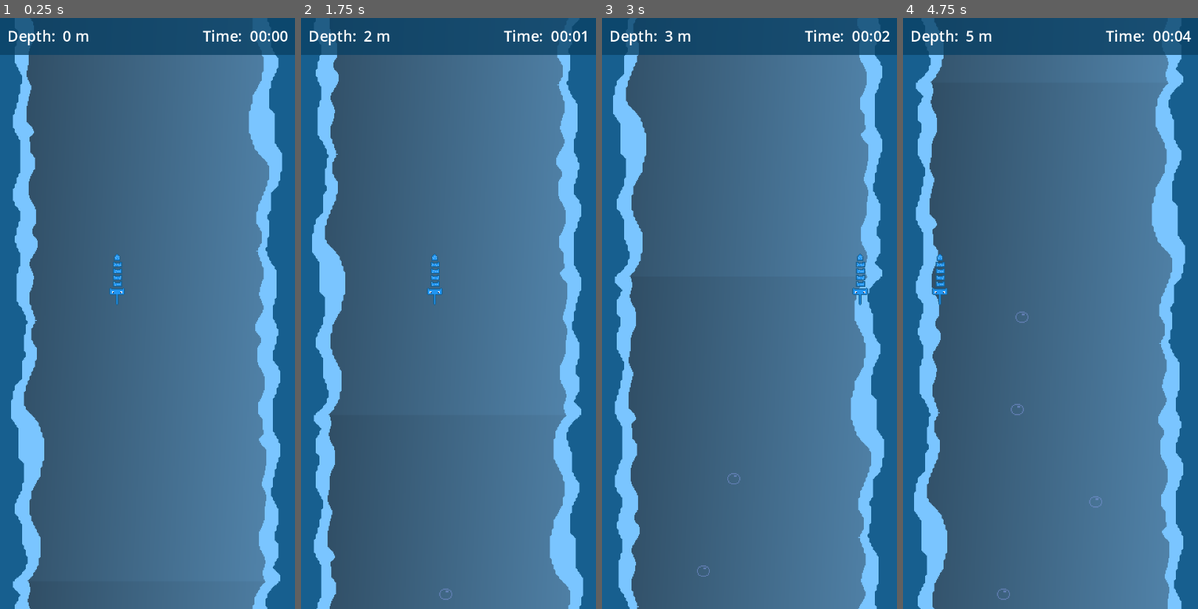
Above: before the commit, frames 1-4 (left to right).
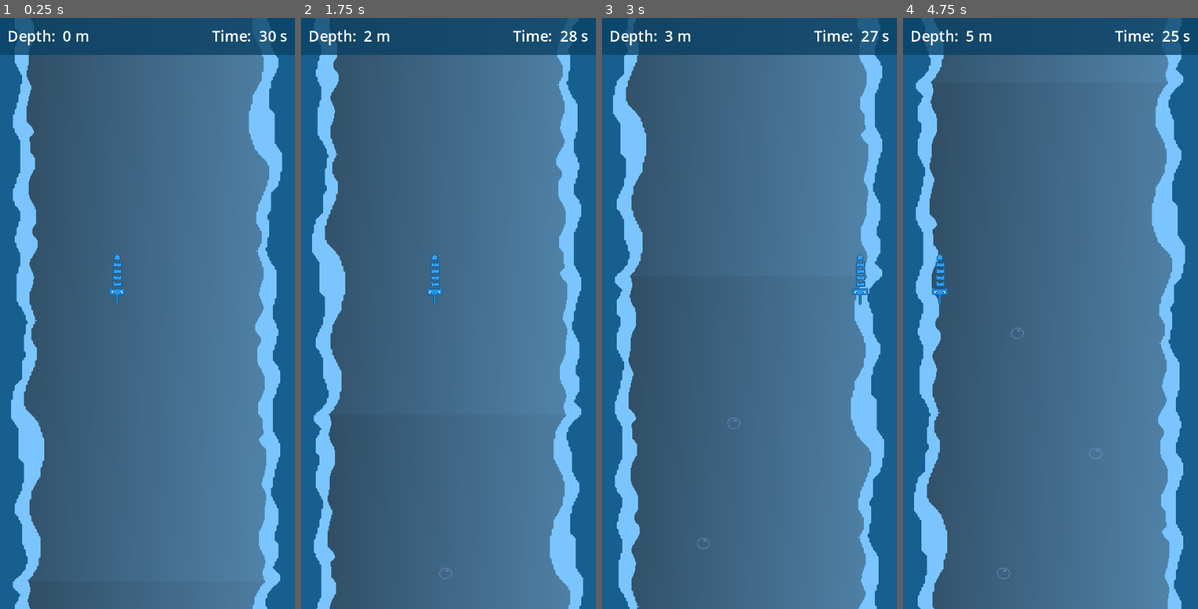
Above: after the commit, the same moments.

Repository: markusweiss/BrackeysGJam23-2
Game: Godot game, scene res://Actors/main.tscn
Two runs of this game, one before a commit and one after it. Both use one fixed random seed, a clock stepped at 60 frames per second and the inputs below.
Inputs:
- Up to frame 1 (0.25 s): no input
- Up to frame 2 (1.75 s): hold Right (move_right) 0.53-1.28 s; hold Left (move_left) from 1.28 s (still down)
- Up to frame 3 (3 s): release Left (move_left) at 2.03 s; hold Right (move_right) from 2.03 s (still down)
- Up to frame 4 (4.75 s): release Right (move_right) at 3.53 s; hold Left (move_left) from 3.53 s (still down)

The runs differ from the first frame. In frame 1, 0.3% of the frame differs, in the area x 68-98%, y 2-4%; in frame 2, 0.3%; in frame 3, 0.4%; in frame 4, 0.5%, in the area x 31-98%, y 2-99%.

Commit message:
change timer

Diff:
--- a/Actors/bubble.tscn
+++ b/Actors/bubble.tscn
@@ -28,3 +28,5 @@
 [node name="CollisionShape2D" type="CollisionShape2D" parent="."]
 position = Vector2(-2, 0)
 shape = SubResource("CircleShape2D_jdrie")
+
+[connection signal="body_entered" from="." to="." method="_on_body_entered"]
--- a/Actors/player.tscn
+++ b/Actors/player.tscn
@@ -4,7 +4,8 @@
 [ext_resource type="Texture2D" uid="uid://c2p8e37bgqrh" path="res://Assets/Testplayer.png" id="1_umkcs"]
 
 [sub_resource type="CapsuleShape2D" id="CapsuleShape2D_ekbmn"]
-height = 58.0
+radius = 2.0
+height = 16.0
 
 [sub_resource type="SpriteFrames" id="SpriteFrames_7fyo0"]
 animations = [{
@@ -21,6 +22,7 @@
 script = ExtResource("1_q4f8l")
 
 [node name="CollisionShape2D" type="CollisionShape2D" parent="."]
+position = Vector2(0, 21)
 shape = SubResource("CapsuleShape2D_ekbmn")
 
 [node name="AnimatedSprite2D" type="AnimatedSprite2D" parent="."]
--- a/Scripts/bubble.gd
+++ b/Scripts/bubble.gd
@@ -8,13 +8,19 @@
 var period := 2.0
 var elapsed_time := 0.0
 
+
 func _ready():
-	start_position += Vector2(amplitude, 0)  # Berücksichtige die seitliche Bewegung
+	start_position += Vector2(amplitude, 0)
+
 
 func _process(delta):
 	elapsed_time += delta
 	var x_offset = amplitude * sin(2 * PI * elapsed_time / period)
-	position = start_position + Vector2(x_offset, position.y - delta * 100)
+	position = start_position + Vector2(x_offset, position.y - delta * 130)
 
 	if position.y <= target_position.y:
 		queue_free()
+
+
+func _on_body_entered(body):
+	queue_free()
--- a/Scripts/ui_top.gd
+++ b/Scripts/ui_top.gd
@@ -3,15 +3,20 @@
 var startTimer = true
 var timerTime = 0
 
-func _process(delta):
+var countdownTimer = 30
+var timerRunning = true
+
+func _physics_process(delta):
 	if (startTimer):
 		timerTime += delta
-		var minutes = fmod(timerTime, 60*60) / 60
-		var seconds = fmod(timerTime,60)
-		var secondsDeep = int(round(timerTime))
-		var timePassed = "%02d:%02d" % [minutes,seconds]
-		$Control/MarginWrapper/MarginContainer/TimeContainer/TimeValue.text = str(timePassed)
-		deep(secondsDeep)
+		var seconds_deep = int(round(timerTime))
+		$Control/MarginWrapper/MarginContainer/DeepContainer/DeepValue.text = str(seconds_deep) + " m"
 
-func deep(time):
-	$Control/MarginWrapper/MarginContainer/DeepContainer/DeepValue.text = str(time) + " m"
+	if (timerRunning):
+		countdownTimer -= delta
+		var seconds = int(round(countdownTimer))
+		$Control/MarginWrapper/MarginContainer/TimeContainer/TimeValue.text = str(seconds) + " s"
+
+		if (countdownTimer <= 0):
+			countdownTimer = 0
+			timerRunning = false
